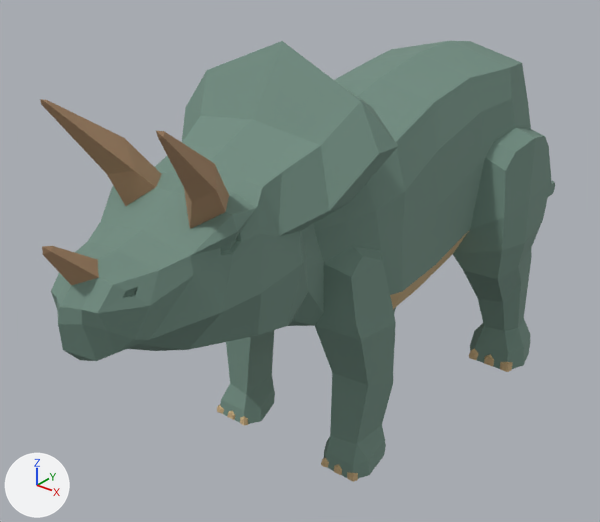
The glTF model dinosaur-park-test/models/triceratops.glb, before and after one commit.
The view is the same before and after, from a 50 mm lens placed at (10.19, -15.5, 12.44), pointed at (-1.53, -0.85, 3.36). The axes (+X, +Y, +Z) are drawn at lower left. The lights are the same throughout. The picture after the commit comes second. Where no turn or scale is listed for an object, it has been applied to the vertices.

Names of what the first picture shows: 'Triceratops'.
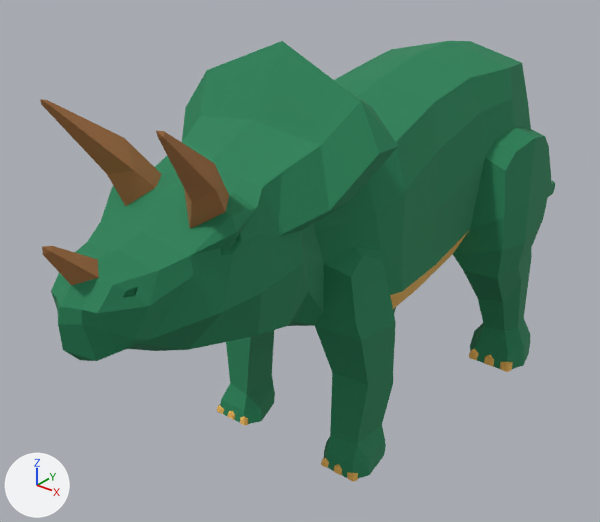
Location of each change, [x1, y1, x2, y2] in pixels of the pictures (600 x 522 px):
'Triceratops', recoloured (greyish green to green)
    both: [40, 41, 555, 482]

The change in detail:
Material 'Purple' (mat_purple) changes colour from greyish green #718d81 to green #218257; in linear values from (0.165, 0.266, 0.22) to (0.0152, 0.223, 0.0953).
